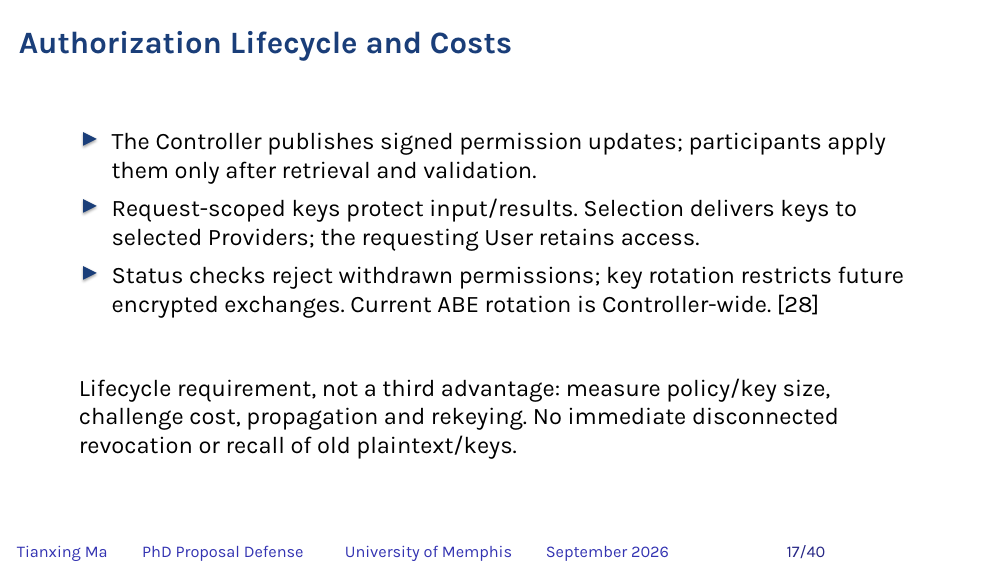
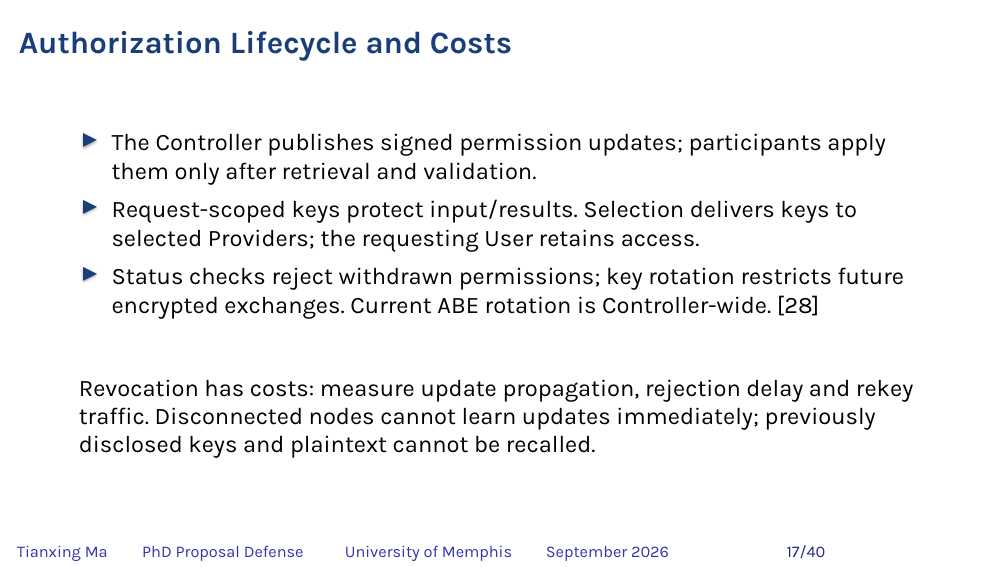
Before and after one commit to matianxing1992/NDN_Service_Framework, a slide deck: slide 17 of docs/PAPER/proposal-defense/slides/NDNSF_proposal_hybrid_editable.pptx. Drawn at 1008x567 pixels with LibreOffice and Linux fonts; fonts in the diff are those of the drawing; background and template pictures are left out. Boxes give left, top, right and bottom in pixels: in the first picture for what was removed or moved away, otherwise in the second. Text is boxed around its words. In the diff, an @@ line names an element or a change of style, - is before the commit and + after.

```diff
--- a/docs/PAPER/proposal-defense/slides/NDNSF_proposal_hybrid_editable.pptx
+++ b/docs/PAPER/proposal-defense/slides/NDNSF_proposal_hybrid_editable.pptx
@@ text at bbox=[79, 379, 913, 458]: text changed @@
-Lifecycle requirement, not a third advantage: measure policy/key size, challenge cost, propagation and rekeying. No immediate disconnected revocation or recall of old plaintext/keys.
+Revocation has costs: measure update propagation, rejection delay and rekey traffic. Disconnected nodes cannot learn updates immediately; previously disclosed keys and plaintext cannot be recalled.
```
Also in this commit, not shown: 18 other slides changed, 1 slide added, 1 slide removed, 28 other files.
